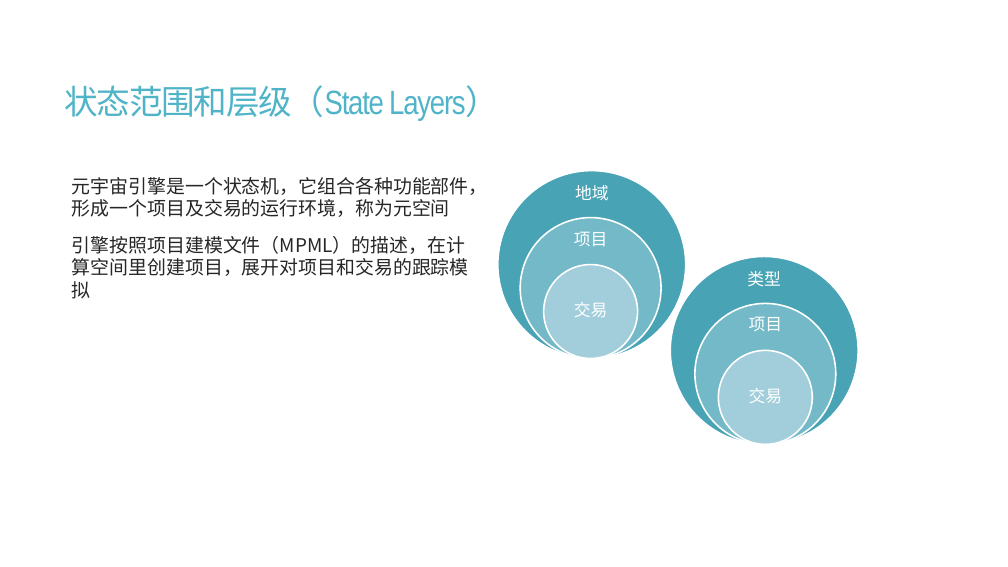
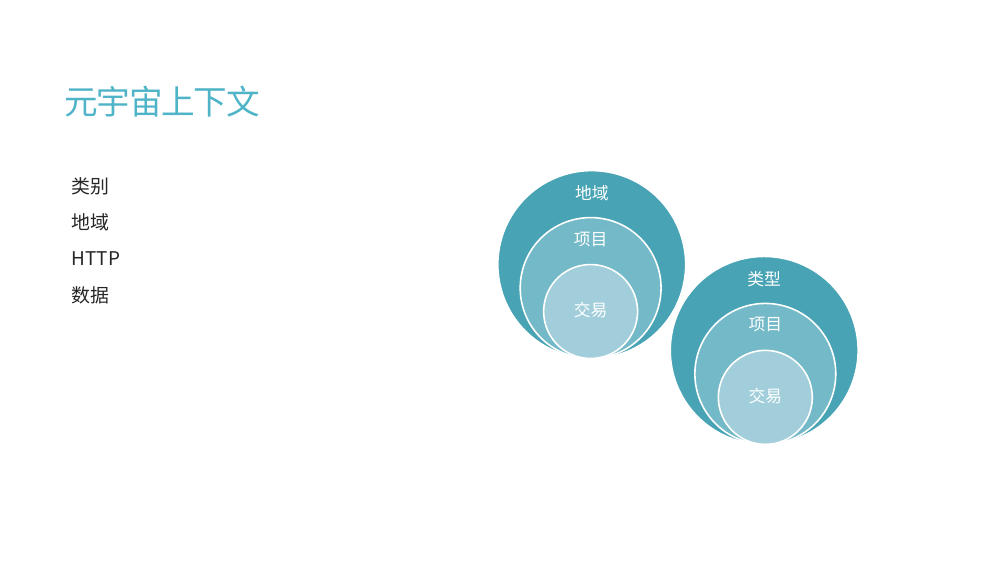
Before and after one commit to calcyu/chainway, a slide deck: slide 35 of Docs/城乡元宇宙服务器.pptx (slide 30 before the commit). Drawn at 1008x567 pixels with LibreOffice and Linux fonts; fonts in the diff are those of the drawing. Boxes give left, top, right and bottom in pixels: in the first picture for what was removed or moved away, otherwise in the second. Text is boxed around its words. In the diff, an @@ line names an element or a change of style, - is before the commit and + after.

```diff
--- a/Docs/城乡元宇宙服务器.pptx
+++ b/Docs/城乡元宇宙服务器.pptx
@@ title at <box>64,85,260,117</box>: text changed; font Arial Narrow to Noto Sans CJK SC @@
-状态范围和层级（State Layers）
+元宇宙上下文
@@ text at <box>72,177,120,304</box>: text changed @@
-  元宇宙引擎是一个状态机，它组合各种功能部件，形成一个项目及交易的运行环境，称为元空间
-  引擎按照项目建模文件（MPML）的描述，在计算空间里创建项目，展开对项目和交易的跟踪模拟
+  类别
+  地域
+  HTTP
+  数据
```
Also in this commit, not shown: 21 other slides changed, 15 slides added, 13 slides removed, 20 other files.
